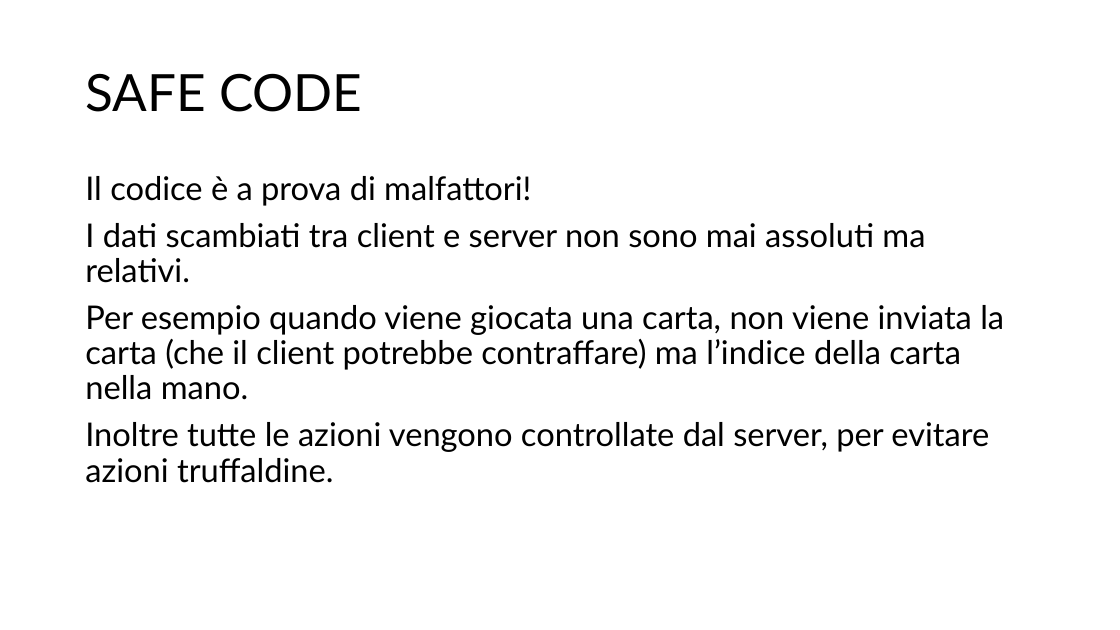
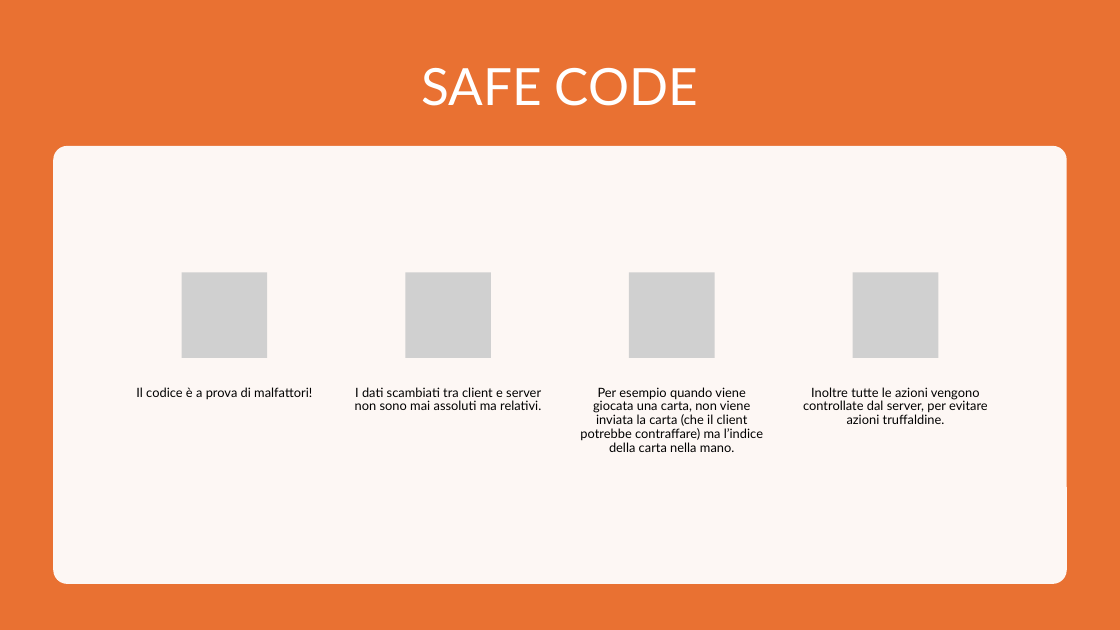
Before and after one commit to Ago19pc/IS24-AM04, a slide deck: slide 6 of deliveries/Codex Naturalis.pptx. Drawn at 1120x630 pixels with LibreOffice and Linux fonts; fonts in the diff are those of the drawing; grey boxes stand for pictures. Boxes give left, top, right and bottom in pixels: in the first picture for what was removed or moved away, otherwise in the second. Text is boxed around its words. In the diff, an @@ line names an element or a change of style, - is before the commit and + after.

Commit message:
update ppt

```diff
--- a/deliveries/Codex Naturalis.pptx
+++ b/deliveries/Codex Naturalis.pptx
@@ rectangle added at (0, 0, 1120, 630), fill #E97132 @@
@@ title "SAFE CODE": place and size @@
-title "SAFE CODE" at (85, 73, 362, 112)
+title "SAFE CODE" at (421, 68, 698, 106)
@@ title "SAFE CODE" at (421, 68, 698, 106): text colour #000000 to #FFFFFF; alignment left to centre @@
@@ rounded rectangle added at (53, 146, 1067, 584), fill #FFFFFF at 95% opacity @@
@@ text removed at (85, 176, 1004, 483) @@
-Il codice è a prova di malfattori!
-I dati scambiati tra client e server non sono mai assoluti ma relativi.
-Per esempio quando viene giocata una carta, non viene inviata la carta (che il client potrebbe contraffare) ma l’indice della carta nella mano.
-Inoltre tutte le azioni vengono controllate dal server, per evitare azioni truffaldine.
@@ group added at (136, 272, 988, 452): 4 pictures, 4 texts @@
+Il codice è a prova di malfattori!
+I dati scambiati tra client e server non sono mai assoluti ma relativi.
+Per esempio quando viene giocata una carta, non viene inviata la carta (che il client potrebbe contraffare) ma l’indice della carta nella mano.
+Inoltre tutte le azioni vengono controllate dal server, per evitare azioni truffaldine.
```
Also in this commit, not shown: 7 other slides changed, 5 slides added, 4 slides removed.
